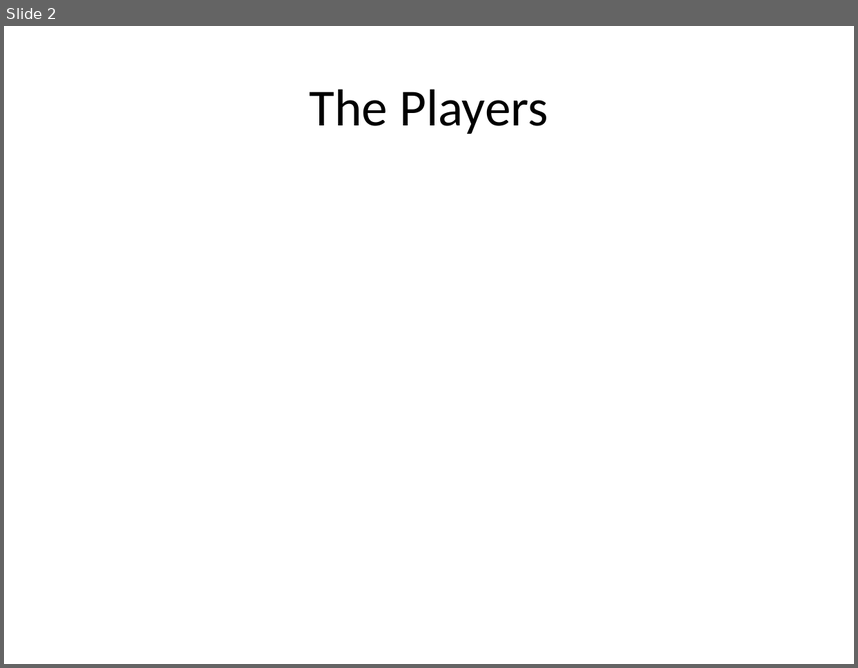
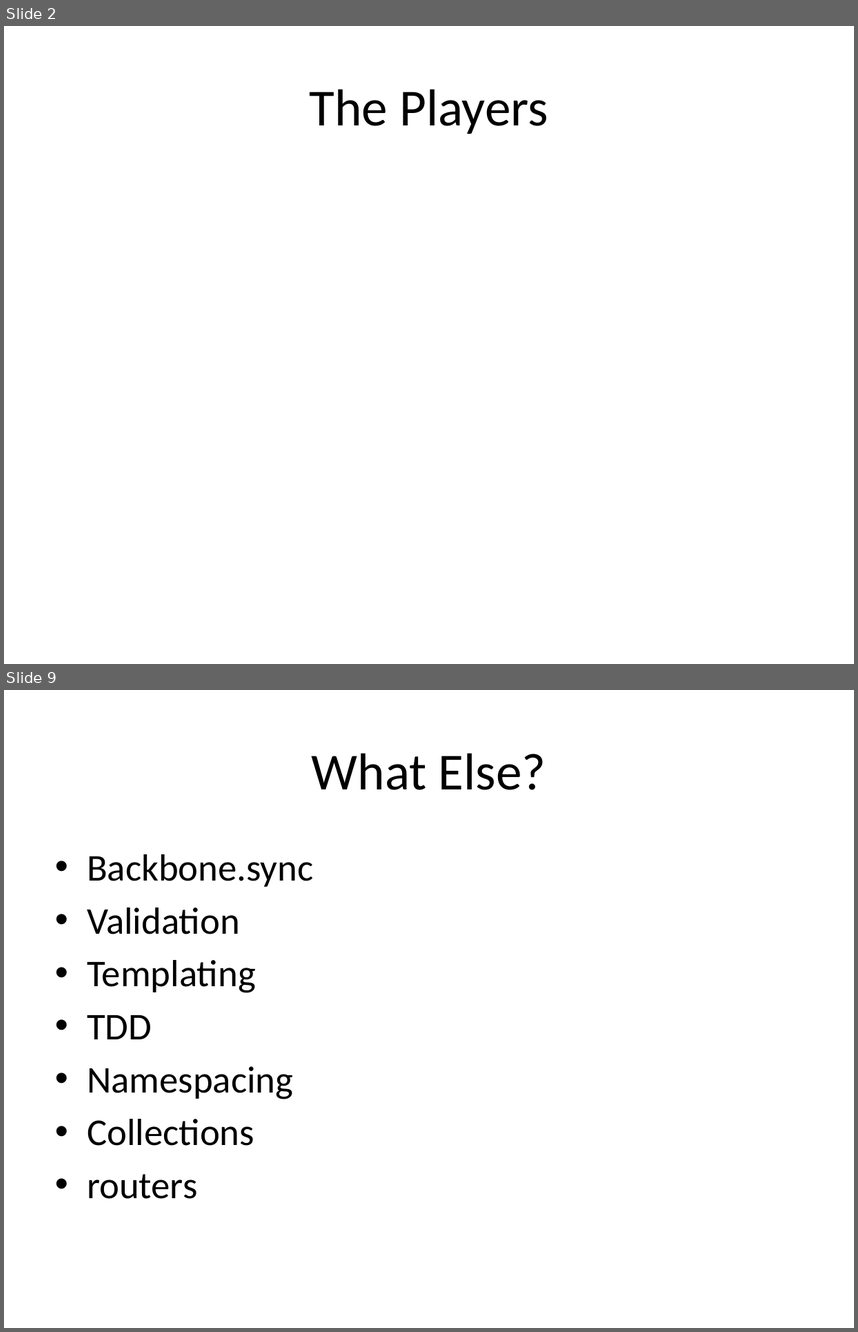
Before and after one commit to jkoynok/TechFest.BackBone, a slide deck: TechFest.Backbone/tf.backbone.pptx. Shown one above the other, each under a label of ours: slide 2 before the commit, slides 2 and 9 after it; the slides between them are not shown. The pictures are 858x668 and 858x1332 pixels, drawn with LibreOffice and Linux fonts; fonts in the diff are those of the drawing. Boxes give left, top, right and bottom in pixels: in the first picture for what was removed or moved away, otherwise in the second. Text is boxed around its words. In the diff, an @@ line names an element or a change of style, - is before the commit and + after.

```diff
--- a/TechFest.Backbone/tf.backbone.pptx
+++ b/TechFest.Backbone/tf.backbone.pptx
@@ slide 9 added at box(4, 690, 854, 1328), background #FFFFFF @@
@@ title added at box(312, 753, 546, 790), 44 pt, text #000000 @@
+What Else?
@@ text added at box(87, 854, 313, 1199), 32 pt, text #000000 @@
+• Backbone.sync
+• Validation
+• Templating
+• TDD
+• Namespacing
+• Collections
+• routers
```
Also in this commit, not shown: 6 other slides added, 1 slide removed, 3 other files.
